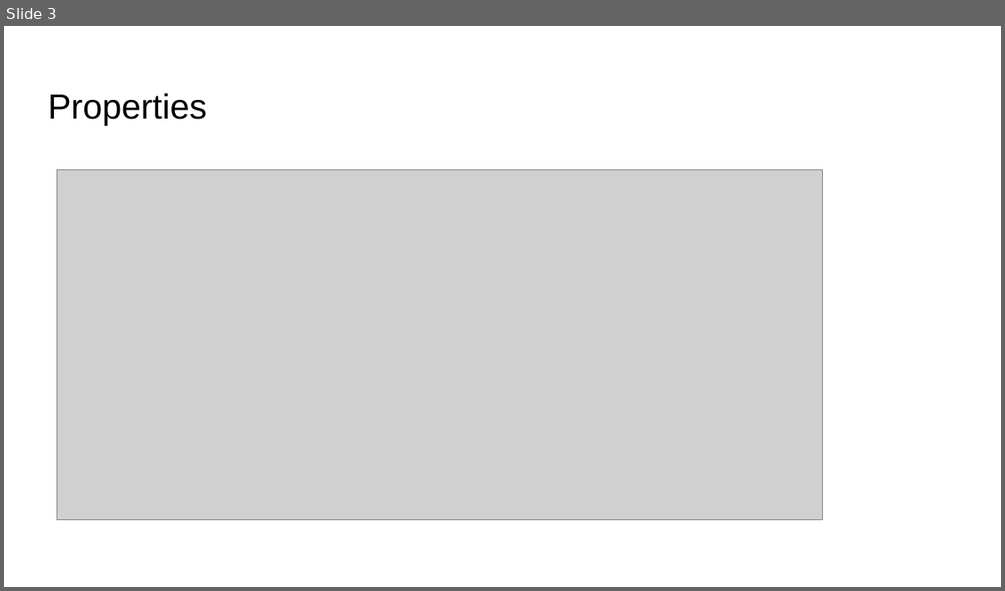
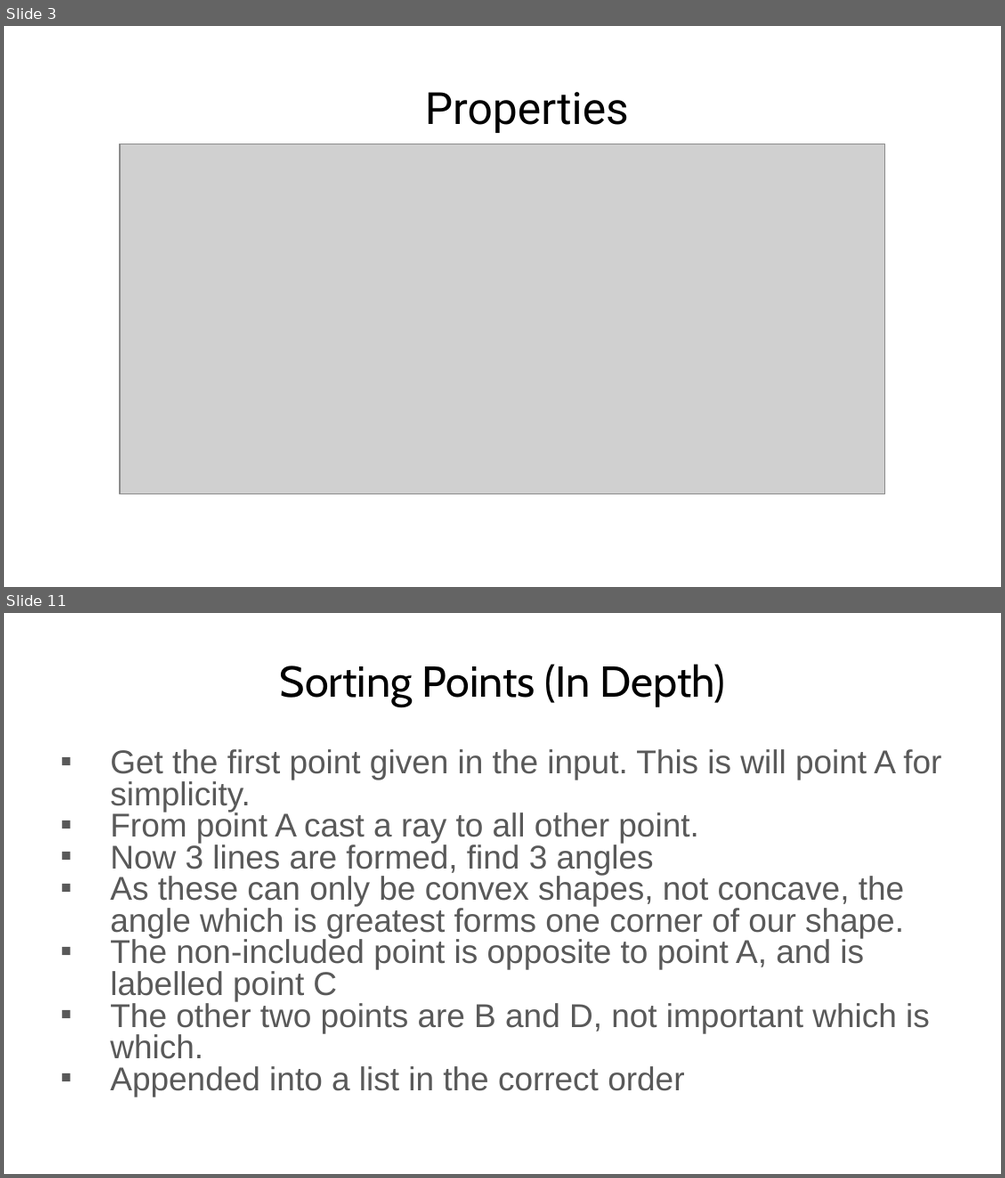
Before and after one commit to AnrozPerson/Classifying-Shapes-from-Coordinates, a slide deck: CAT T3 Design.pptx. Shown one above the other, each under a label of ours: slide 3 before the commit, slides 3 and 11 after it; the slides between them are not shown. The pictures are 1005x591 and 1005x1178 pixels, drawn with LibreOffice and Linux fonts; fonts in the diff are those of the drawing; grey boxes stand for pictures; background and template pictures are left out. Boxes give left, top, right and bottom in pixels: in the first picture for what was removed or moved away, otherwise in the second. Text is boxed around its words. In the diff, an @@ line names an element or a change of style, - is before the commit and + after.

```diff
--- a/CAT T3 Design.pptx
+++ b/CAT T3 Design.pptx
@@ slide 11 added at bbox=[4, 613, 1001, 1174], background #FFFFFF @@
@@ text added at bbox=[280, 664, 725, 706], 31.2 pt, text #000000 @@
+Sorting Points (In Depth)
@@ text added at bbox=[110, 749, 941, 1096], 23.8 pt, text #595959 @@
+▪ Get the first point given in the input. This is will point A for simplicity.
+▪ From point A cast a ray to all other point.
+▪ Now 3 lines are formed, find 3 angles
+▪ As these can only be convex shapes, not concave, the angle which is greatest forms one corner of our shape.
+▪ The non-included point is opposite to point A, and is labelled point C
+▪ The other two points are B and D, not important which is which.
+▪ Appended into a list in the correct order
@@ slide 3 changed as well @@
@@ text "Properties": place and size @@
-text "Properties" at bbox=[48, 93, 207, 126]
+text "Properties" at bbox=[425, 92, 629, 133]
@@ text "Properties" at bbox=[425, 92, 629, 133]: size 25.2 to 32 pt, font Arial to Roboto @@
@@ picture: place and size @@
-picture at bbox=[57, 169, 823, 519]
+picture at bbox=[120, 143, 885, 493]
```
Also in this commit, not shown: 5 other slides changed, 7 other slides added, 4 slides removed, 1 other file.
